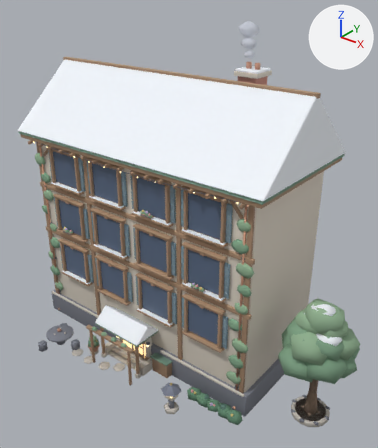
The glTF model public/models/dorm_staff.glb, before and after one commit.
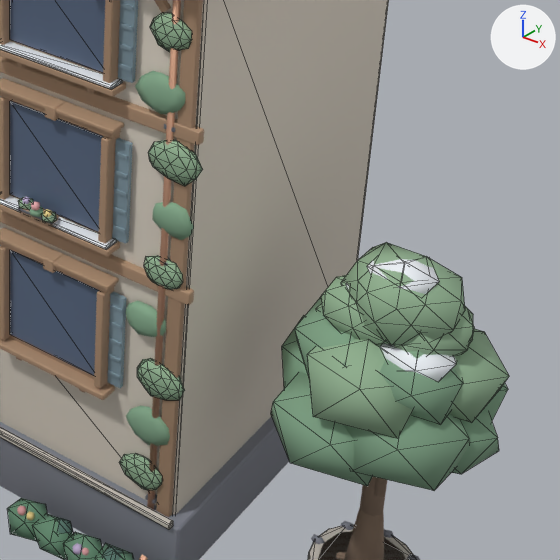
The first picture shows the older version from a 50 mm lens placed at (18.7, -21.7, 21.5), pointed at (2.5, -1.5, 9.0). The close-ups show the older and then the newer version on the part from 49% to 100% of the width and 48% to 91% of the height of that picture. Only the edits that show in the close-ups are written down. The lights are fixed; the arrows at upper right show +X, +Y and +Z. The close-ups show mesh edges as thin lines. Vertices at exactly the same position are counted once.

Names of what the first close-up shows: 'Dorm_Body', 'Season_Snow_Merged_Mat_Snow_Cap', 'Season_Vines_Merged_Mat_Leaf_Accent', 'Season_Vines_Merged_Mat_Leaf_Main', 'Static_Merged_Mat_Ground_Stone', 'Static_Merged_Mat_Leaf_Accent', 'Static_Merged_Mat_Leaf_Main', 'Static_Merged_Mat_Shutter_Slate', 'Static_Merged_Mat_Wood_Warm', 'Window_Glass_0_3', 'Window_Glass_1_3', 'Window_Glass_2_3' and 9 more.
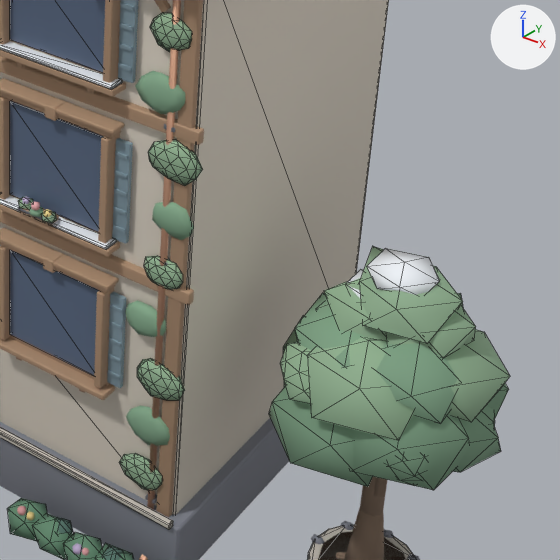
Location of each change, (x1, y1, x2, y2) in pixels of the close-ups (560 x 560 px; the box of a moved part takes in the faces that stretch with it):
'Static_Merged_Mat_Leaf_Accent', reshaped: before (307, 242, 509, 438); after (280, 246, 510, 441)
'Static_Merged_Mat_Leaf_Main', reshaped: before (271, 297, 508, 491); after (269, 293, 509, 490)
'Season_Snow_Merged_Mat_Snow_Cap', reshaped: before (0, 41, 456, 382); after (0, 41, 439, 299)
part 1 of me_season_snow_sill_0_0, deleted: before (380, 343, 456, 382)
part 2 of me_staff_urn_l_bush_1, added (green): after (280, 343, 311, 403)
part 3 of me_staff_urn_l_bush_1, cut back: before (321, 242, 474, 356); after (324, 246, 476, 357)
part 4 of me_tree_canopy_staff_osmanthus_r_0, rebuilt: before (451, 410, 499, 474); after (453, 414, 501, 472)
part 5 of me_tree_canopy_staff_osmanthus_r_0, rebuilt: before (271, 372, 373, 486); after (269, 386, 373, 487)
part 6 of me_tree_canopy_staff_osmanthus_r_0, added (green): after (388, 456, 425, 481)
part 7 of me_tree_canopy_staff_osmanthus_r_0, moved or reshaped: before (282, 297, 508, 491); after (283, 293, 509, 490)

The change, as a list of edits to the scene's bpy script:
```text
Change me_season_snow_sill_0_0:
    used by ob_season_snow_merged_mat_snow_cap; location = (0.0, 0.0, 0.0)
    remove me_season_snow_sill_0_0.from_pydata(...)  # 312 vertices, 560 faces; spans x -8.6..11.9, y -5.2..4.1, z 2.6..17.1
    add me_season_snow_sill_0_0.from_pydata(...)  # 300 vertices, 540 faces; spans x -8.6..11.5, y -5.2..4.1, z 2.6..17.1
    me_season_snow_sill_0_0 part 1: the loose piece of 12 vertices spanning x 10.5..11.9, y -2.2..-1.0, z 5.4..5.9 is deleted
    other edits to the shape of me_season_snow_sill_0_0 do not show in these pictures
Change me_staff_urn_l_bush_1:
    used by ob_static_merged_mat_leaf_accent; location = (0.0, 0.0, 0.0)
    remove me_staff_urn_l_bush_1.from_pydata(...)  # 240 vertices, 440 faces; spans x -2.6..12.5, y -5.3..0.0, z 0.6..7.0
    add me_staff_urn_l_bush_1.from_pydata(...)  # 204 vertices, 360 faces; spans x -2.6..12.5, y -5.3..0.9, z 0.6..6.9
    me_staff_urn_l_bush_1 part 2: a new loose piece of 42 vertices spanning x 9.1..10.5, y -2.8..-1.4, z 4.4..5.4, in mat_mat_leaf_accent
    me_staff_urn_l_bush_1 part 3: 124 vertices removed from x 9.3..11.9, y -2.1..-0.1, z 5.4..7.0; 4 vertices added at x 9.5..11.8, y -1.8..-0.6, z 5.6..6.7
    other edits to the shape of me_staff_urn_l_bush_1 do not show in these pictures
Change me_tree_canopy_staff_osmanthus_r_0:
    used by ob_static_merged_mat_leaf_main; location = (0.0, 0.0, 0.0)
    remove me_tree_canopy_staff_osmanthus_r_0.from_pydata(...)  # 108 vertices, 180 faces; spans x 8.52..12.57, y -3.04..0.85, z 3.0..6.1
    add me_tree_canopy_staff_osmanthus_r_0.from_pydata(...)  # 204 vertices, 360 faces; spans x 8.52..12.58, y -3.05..0.86, z 2.98..6.11
    me_tree_canopy_staff_osmanthus_r_0 part 4: the loose piece of 12 vertices spanning x 10.6..12.57, y -2.02..-0.17, z 3.04..4.74 is rebuilt with 12 vertices and now spans x 10.62..12.58, y -2.03..-0.15, z 3.02..4.76
    me_tree_canopy_staff_osmanthus_r_0 part 5: the loose piece of 12 vertices spanning x 8.86..11.13, y -3.04..-1.02, z 3.12..4.66 is rebuilt with 12 vertices and now spans x 8.83..11.11, y -3.05..-1.0, z 3.15..4.64
    me_tree_canopy_staff_osmanthus_r_0 part 6: a new loose piece of 42 vertices spanning x 10.68..12.15, y -2.75..-1.52, z 3.6..4.61, in mat_mat_leaf_main
    me_tree_canopy_staff_osmanthus_r_0 part 7: 2 vertices moved within x 10.05..10.8, y -2.84..0.41, z 3.74..4.6; 73 vertices removed from x 8.52..12.35, y -2.76..0.85, z 3.0..6.1; 85 vertices added at x 8.55..12.4, y -2.75..0.86, z 2.98..6.11
    other edits to the shape of me_tree_canopy_staff_osmanthus_r_0 do not show in these pictures
```
